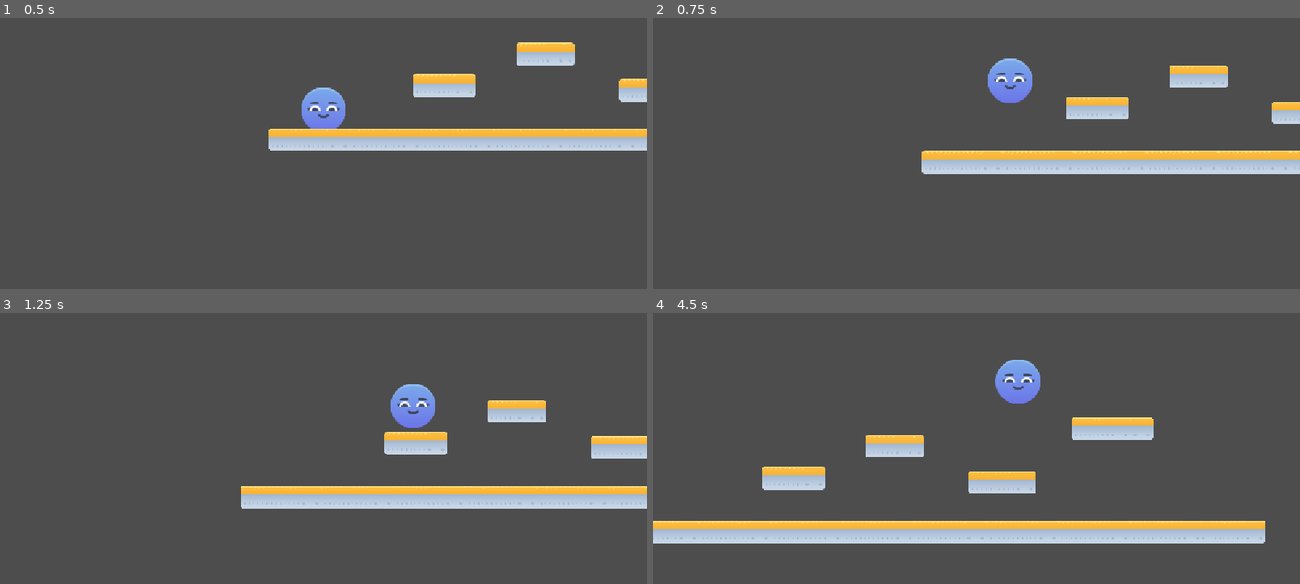
Above: before the commit, frames 1-4 (two rows, left to right).
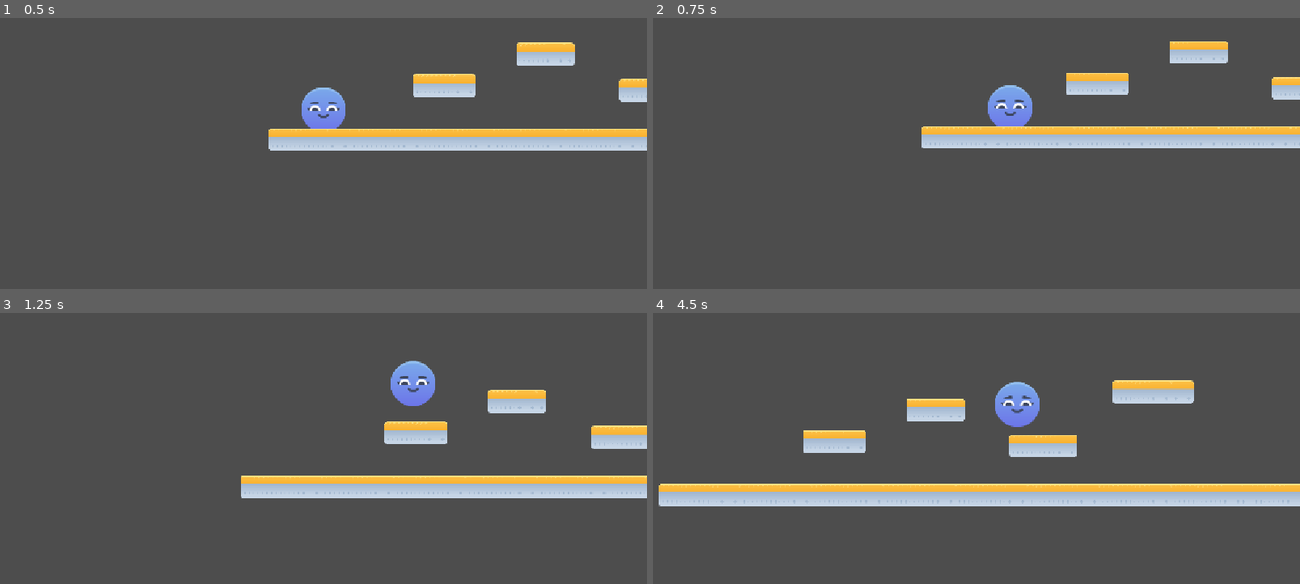
Above: after the commit, the same moments.

Repository: Ashes1997/KenneyScaleGameJam
Game: Godot game, scene res://entities/blob/level.tscn
Two runs of this game, one before a commit and one after it. Both use one fixed random seed, a clock stepped at 60 frames per second and the inputs below.
Inputs (mouse positions are in pixels of both pictures, inside the frame that each line leads up to):
- Up to frame 1 (0.5 s): no input
- Up to frame 2 (0.75 s): tap Enter (ui_accept) at 0.5, 0.6 s; move the mouse to (1118, 88) at 0.52 s; hold Right (ui_right) from 0.53 s (still down)
- Up to frame 3 (1.25 s): keep holding Right (ui_right); tap Space (jump, bound only after the commit) at 0.77, 0.8, 1.07 s
- Up to frame 4 (4.5 s): move the mouse to (847, 421) at 1.27 s; tap Space (jump, bound only after the commit) at 1.35, 1.52, 1.82, 2.3, 3.02, 3.32, 3.77, 3.8, 4.07 s; tap Enter (ui_accept) at 1.55, 3.05, 3.6, 4.35 s; move the mouse to (1041, 321) at 2.02 s; release Right (ui_right) at 2.03 s; press the mouse at (1041, 321) at 2.03 s; hold Left (ui_left) 2.03-2.78 s; move the mouse to (944, 475) at 2.77 s; release the mouse at (944, 475) at 2.78 s; hold Right (ui_right) 2.78-4.28 s; right-click (944, 475) at 2.85 s; move the mouse to (1170, 456) at 3.52 s; move the mouse to (782, 348) at 4.27 s; hold Left (ui_left) from 4.28 s (still down)

Frame 1 is identical in both runs. In frame 2, 15% of the frame differs, in the area x 41-100%, y 8-58%; in frame 3, 12%; in frame 4, 24%, in the area x 0-100%, y 17-86%.

Commit message:
Refactor Blob inputs to use named actions instead of hardcoded keys

Diff:
--- a/entities/blob/character_body_2d.gd
+++ b/entities/blob/character_body_2d.gd
@@ -9,9 +9,9 @@
 var target:float=1.0
 
 func _process(delta: float) -> void:
-	if Input.is_key_pressed(KEY_W):
+	if Input.is_action_pressed("scale_up"):
 		target+=scale_speed*delta
-	if Input.is_key_pressed(KEY_S):
+	if Input.is_action_pressed("scale_down"):
 		target-=scale_speed*delta
 
 	target= clamp(target,min_scale,max_scale)
@@ -22,12 +22,11 @@
 		velocity += get_gravity() * delta * target
 
 	# Handle jump.
-	if Input.is_action_just_pressed("ui_accept") and is_on_floor():
+	if Input.is_action_just_pressed("jump") and is_on_floor():
 		velocity.y = JUMP_VELOCITY
 
 	# Get the input direction and handle the movement/deceleration.
-	# As good practice, you should replace UI actions with custom gameplay actions.
-	var direction := Input.get_axis("ui_left", "ui_right")
+	var direction := Input.get_axis("move_left", "move_right")
 	if direction:
 		velocity.x = direction * SPEED
 	else:
--- a/project.godot
+++ b/project.godot
@@ -32,6 +32,35 @@
 "events": [Object(InputEventMouseButton,"resource_local_to_scene":false,"resource_name":"","device":-1,"window_id":0,"a …(257 unchanged characters)…
 ]
 }
+move_left={
+"deadzone": 0.2,
+"events": [Object(InputEventKey,"resource_local_to_scene":false,"resource_name":"","device":-1,"window_id":0,"alt_pressed":false,"shift_pressed":false,"ctrl_pressed":false,"meta_pressed":false,"pressed":false,"keycode":0,"physical_keycode":65,"key_label":0,"unicode":0,"location":0,"canceled":false,"script":null)
+, Object(InputEventKey,"resource_local_to_scene":false,"resource_name":"","device":-1,"window_id":0,"alt_pressed":false,"shift_pressed":false,"ctrl_pressed":false,"meta_pressed":false,"pressed":false,"keycode":0,"physical_keycode":4194319,"key_label":0,"unicode":0,"location":0,"canceled":false,"script":null)
+]
+}
+move_right={
+"deadzone": 0.2,
+"events": [Object(InputEventKey,"resource_local_to_scene":false,"resource_name":"","device":-1,"window_id":0,"alt_pressed":false,"shift_pressed":false,"ctrl_pressed":false,"meta_pressed":false,"pressed":false,"keycode":0,"physical_keycode":68,"key_label":0,"unicode":0,"location":0,"canceled":false,"script":null)
+, Object(InputEventKey,"resource_local_to_scene":false,"resource_name":"","device":-1,"window_id":0,"alt_pressed":false,"shift_pressed":false,"ctrl_pressed":false,"meta_pressed":false,"pressed":false,"keycode":0,"physical_keycode":4194321,"key_label":0,"unicode":0,"location":0,"canceled":false,"script":null)
+]
+}
+jump={
+"deadzone": 0.2,
+"events": [Object(InputEventKey,"resource_local_to_scene":false,"resource_name":"","device":-1,"window_id":0,"alt_pressed":false,"shift_pressed":false,"ctrl_pressed":false,"meta_pressed":false,"pressed":false,"keycode":0,"physical_keycode":32,"key_label":0,"unicode":0,"location":0,"canceled":false,"script":null)
+]
+}
+scale_up={
+"deadzone": 0.2,
+"events": [Object(InputEventKey,"resource_local_to_scene":false,"resource_name":"","device":-1,"window_id":0,"alt_pressed":false,"shift_pressed":false,"ctrl_pressed":false,"meta_pressed":false,"pressed":false,"keycode":0,"physical_keycode":87,"key_label":0,"unicode":0,"location":0,"canceled":false,"script":null)
+, Object(InputEventKey,"resource_local_to_scene":false,"resource_name":"","device":-1,"window_id":0,"alt_pressed":false,"shift_pressed":false,"ctrl_pressed":false,"meta_pressed":false,"pressed":false,"keycode":0,"physical_keycode":4194320,"key_label":0,"unicode":0,"location":0,"canceled":false,"script":null)
+]
+}
+scale_down={
+"deadzone": 0.2,
+"events": [Object(InputEventKey,"resource_local_to_scene":false,"resource_name":"","device":-1,"window_id":0,"alt_pressed":false,"shift_pressed":false,"ctrl_pressed":false,"meta_pressed":false,"pressed":false,"keycode":0,"physical_keycode":83,"key_label":0,"unicode":0,"location":0,"canceled":false,"script":null)
+, Object(InputEventKey,"resource_local_to_scene":false,"resource_name":"","device":-1,"window_id":0,"alt_pressed":false,"shift_pressed":false,"ctrl_pressed":false,"meta_pressed":false,"pressed":false,"keycode":0,"physical_keycode":4194322,"key_label":0,"unicode":0,"location":0,"canceled":false,"script":null)
+]
+}
 [dotnet]
 
 project/assembly_name="Kenney Scale Game Jam"
